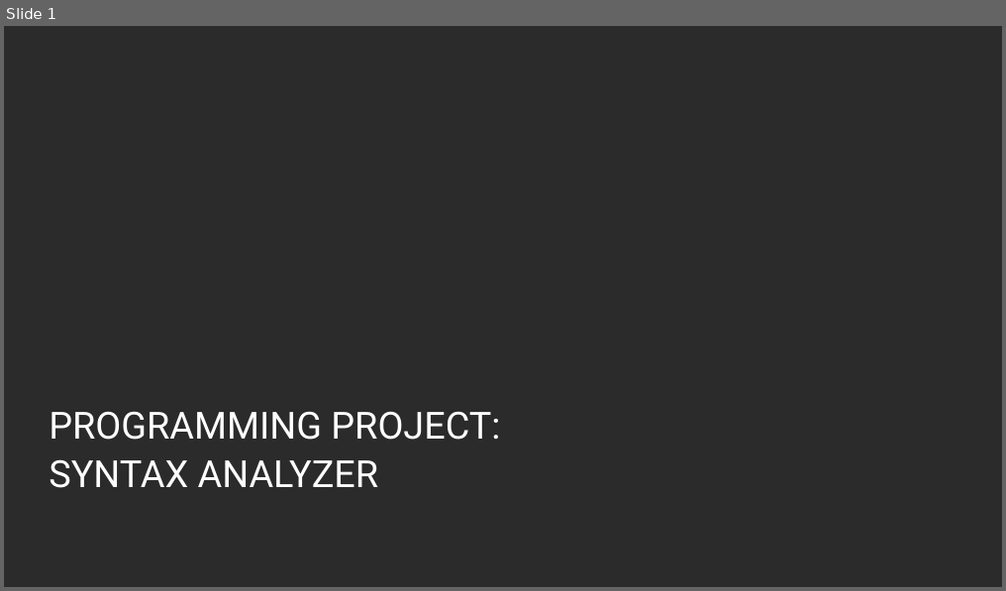
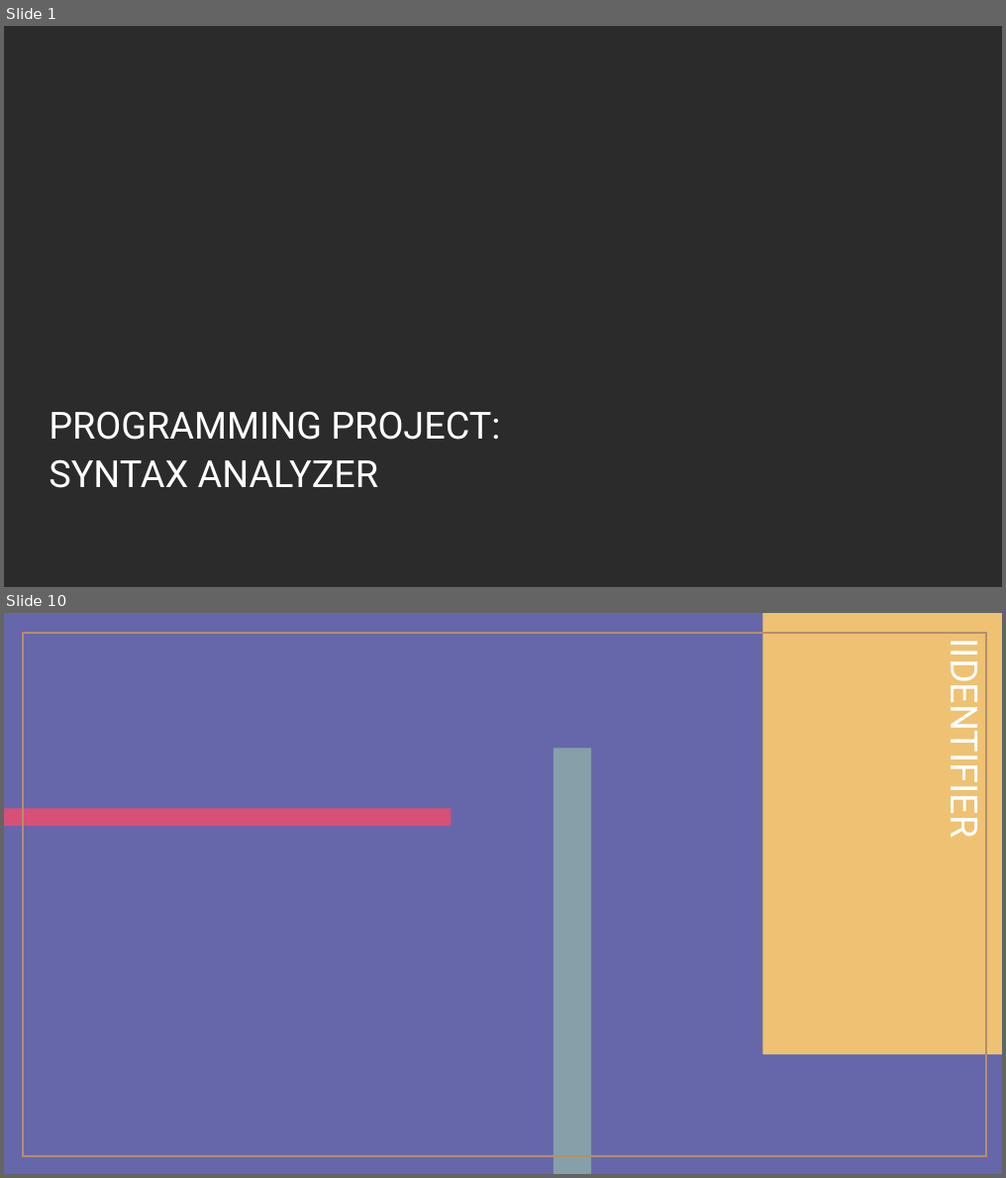
Before and after one commit to cristoph143/Programming-Languages, a slide deck: Programming Project.pptx. Shown one above the other, each under a label of ours: slide 1 before the commit, slides 1 and 10 after it; the slides between them are not shown. The pictures are 1006x591 and 1006x1178 pixels, drawn with LibreOffice and Linux fonts; fonts in the diff are those of the drawing; background and template pictures are left out; a plain dark background stands for a picture behind light text. Boxes give left, top, right and bottom in pixels: in the first picture for what was removed or moved away, otherwise in the second. Text is boxed around its words. In the diff, an @@ line names an element or a change of style, - is before the commit and + after.

```diff
--- a/Programming Project.pptx
+++ b/Programming Project.pptx
@@ slide 10 added at box(4, 613, 1002, 1174), background picture (left out) @@
@@ rectangle added at box(23, 633, 987, 1157), outline #B38F6A 2 pt @@
@@ rectangle added at box(763, 613, 1002, 1055), fill #EEC272 @@
@@ title added at box(941, 659, 990, 833), 36 pt, text #FFFFFF @@
+IIDENTIFIER
@@ rectangle added at box(553, 749, 591, 1174), fill #85A0A9 @@
@@ rectangle added at box(4, 808, 450, 827), fill #D75078 @@
```
Also in this commit, not shown: 1 slide changed, 17 other slides added, 2 slides removed, 1 other file.
